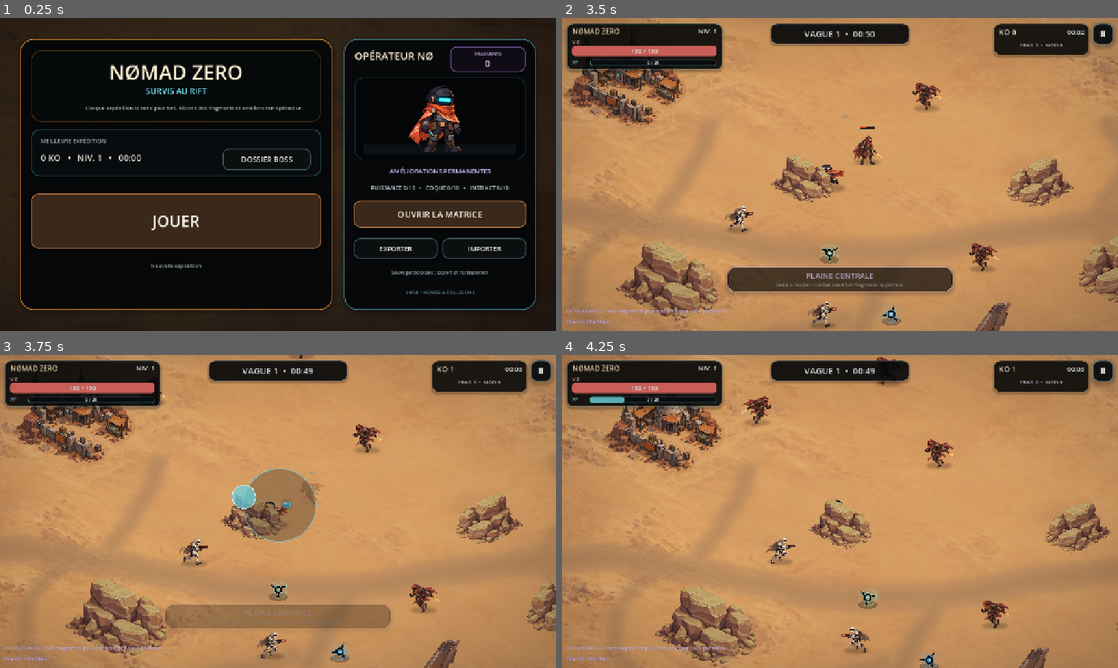
Above: before the commit, frames 1-4 (two rows, left to right).
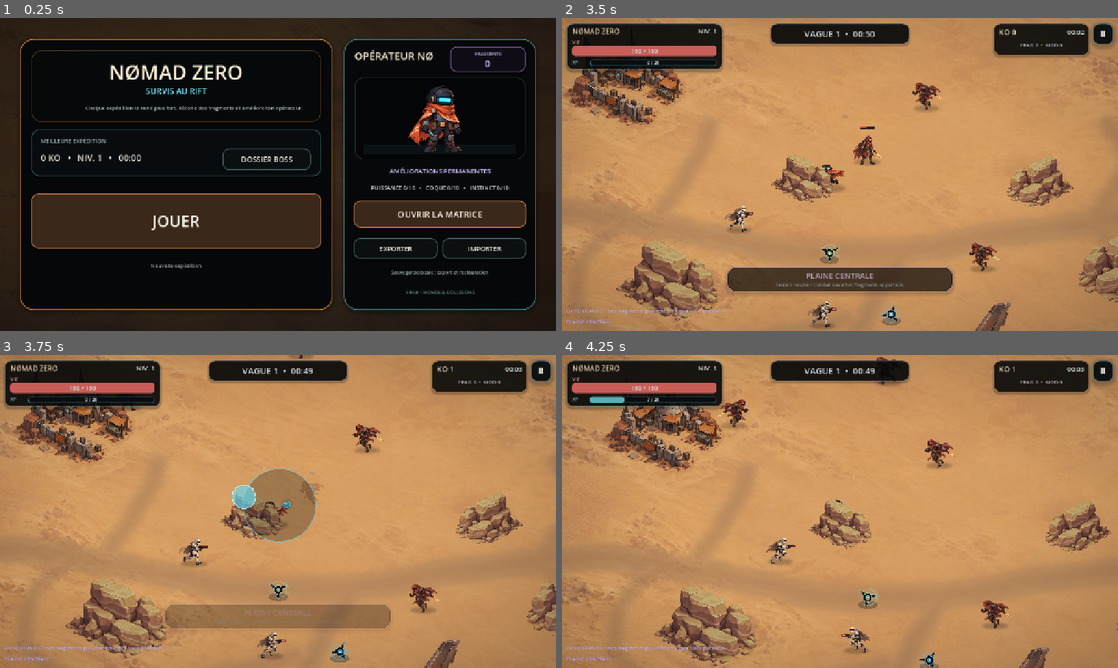
Above: after the commit, the same moments.

Repository: Zorvax-Dev/Nomad-Zero-Dev
Game: Godot game, scene res://Main.tscn
Same seed, same stepped clock (60 frames per second), same inputs: the game is played once before the commit and once after it.
Inputs (mouse positions are in pixels of both pictures, inside the frame that each line leads up to):
- Up to frame 1 (0.25 s): no input
- Up to frame 2 (3.5 s): click "JOUER" at 0.5 s; move the mouse to (812, 237) at 1.27 s; hold W (move_up) 1.28-2 s; tap Q at 1.35, 2.85 s; click (812, 237) at 1.42 s; drag from (1006, 221) to (812, 237) at 2.02 s; move the mouse to (673, 127) at 2.77 s; hold A (move_left) from 2.78 s (still down)
- Up to frame 3 (3.75 s): release A (move_left) at 3.5 s; drag from (305, 511) to (111, 464) at 3.52 s
- Up to frame 4 (4.25 s): no input

Frames 1-2 are identical in both runs. In frame 3, less than 0.1% of the frame differs, in the area x 22-62%, y 11-99%; in frame 4, 0.5%, in the area x 28-38%, y 13-24%.

Commit message:
Rebuild: bind CampNorthWest sprite and blocking volumes

Diff:
--- a/scripts/world.gd
+++ b/scripts/world.gd
@@ -38,7 +38,11 @@
 	_build_blockers()
 
 func _create_decor_sprites() -> void:
-	_add_decor("CampNorthWest", CAMP_TEXTURE, Vector2(500.0, 500.0), 0.440859, false)
+	_add_blocking_decor("CampNorthWest", CAMP_TEXTURE, Vector2(500.0, 500.0), 0.440859, false, [
+		{"offset": Vector2(0.0, 60.0), "radius": Vector2(225.0, 150.0)},
+		{"offset": Vector2(-150.0, -35.0), "radius": Vector2(92.0, 110.0)},
+		{"offset": Vector2(110.0, -32.0), "radius": Vector2(120.0, 92.0)},
+	])
 	_add_decor("RefineryNorthEast", REFINERY_TEXTURE, Vector2(2520.0, 520.0), 0.465352, true)
 	_add_decor("WreckSouth", WRECK_TEXTURE, Vector2(1620.0, 1485.0), 0.538828, false)
 	_add_decor("OutpostSouthEast", OUTPOST_TEXTURE, Vector2(2460.0, 1480.0), 0.37, true)
@@ -99,6 +103,18 @@
 	spr.modulate = Color.WHITE
 	add_child(spr)
 
+func _add_blocking_decor(node_name: String, tex: Texture2D, pos: Vector2, scale_value: float, flip_h: bool, blockers: Array[Dictionary]) -> void:
+	# Reconstruction visuelle : un élément important ne peut plus être ajouté sans
+	# déclarer explicitement ses volumes de blocage dans le même appel.
+	_add_decor(node_name, tex, pos, scale_value, flip_h)
+	for blocker: Dictionary in blockers:
+		var offset: Vector2 = blocker.get("offset", Vector2.ZERO)
+		var radius: Vector2 = blocker.get("radius", Vector2.ZERO)
+		if radius.x <= 0.0 or radius.y <= 0.0:
+			push_error("Landmark %s possède un collider invalide." % node_name)
+			continue
+		_add_ellipse(pos + offset, radius)
+
 func _add_landmark_shadow(node_name: String, pos: Vector2, scale_value: float) -> void:
 	var shadow := Sprite2D.new()
 	shadow.name = node_name + "GroundShadow"
@@ -113,10 +129,7 @@
 
 func _build_blockers() -> void:
 	_blockers.clear()
-	# North-west camp
-	_add_ellipse(Vector2(500.0, 560.0), Vector2(225.0, 150.0))
-	_add_ellipse(Vector2(350.0, 465.0), Vector2(92.0, 110.0))
-	_add_ellipse(Vector2(610.0, 468.0), Vector2(120.0, 92.0))
+	# North-west camp : collisions désormais attachées directement au sprite.
 	# North-east refinery
 	_add_ellipse(Vector2(2525.0, 555.0), Vector2(265.0, 170.0))
 	_add_ellipse(Vector2(2325.0, 540.0), Vector2(95.0, 90.0))
